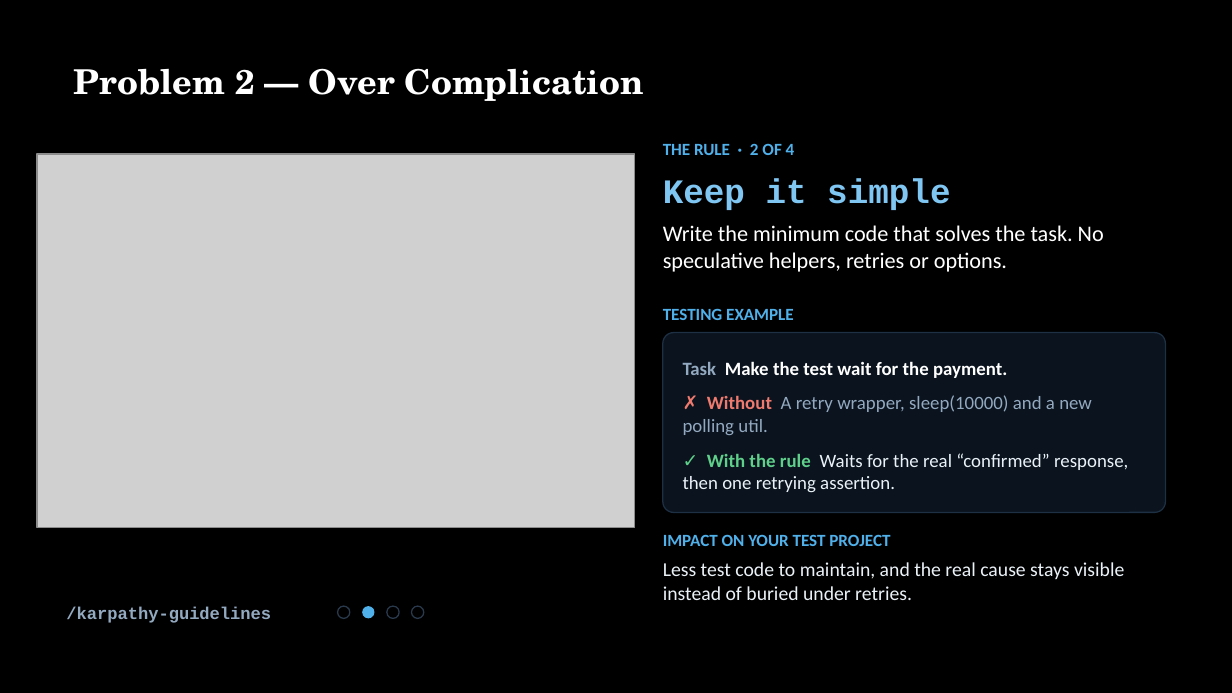
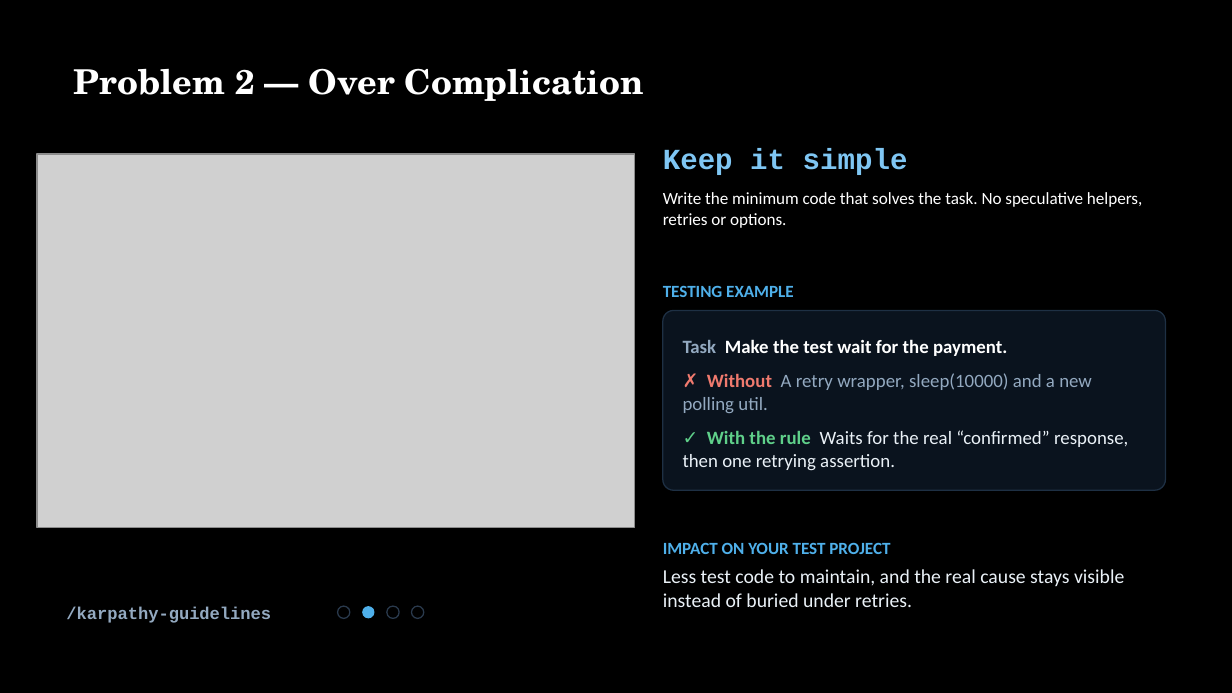
Before and after one commit to ApplauseAuto/testcon-ai-cc-demo, a slide deck: slide 17 of presentation/TestCon2026 - A Tester's Guide to Claude Code.pptx (slide 18 before the commit). Drawn at 1232x693 pixels with LibreOffice and Linux fonts; fonts in the diff are those of the drawing; grey boxes stand for pictures. Boxes give left, top, right and bottom in pixels: in the first picture for what was removed or moved away, otherwise in the second. Text is boxed around its words. In the diff, an @@ line names an element or a change of style, - is before the commit and + after.

```diff
--- a/presentation/TestCon2026 - A Tester's Guide to Claude Code.pptx
+++ b/presentation/TestCon2026 - A Tester's Guide to Claude Code.pptx
@@ text "Keep it simple": place and size @@
-text "Keep it simple" at [663, 178, 950, 210]
+text "Keep it simple" at [663, 148, 908, 175]
@@ text "Keep it simple" at [663, 148, 908, 175]: size 20 to 17 pt @@
@@ text removed at [663, 143, 795, 155] @@
-THE RULE · 2 OF 4
@@ text "Write the minimum code that ...": place and size @@
-text "Write the minimum code that ..." at [663, 225, 1104, 272]
+text "Write the minimum code that ..." at [663, 192, 1142, 228]
@@ text "Write the minimum code that ..." at [663, 192, 1142, 228]: size 13 to 10 pt @@
@@ text "TESTING EXAMPLE": place and size @@
-text "TESTING EXAMPLE" at [663, 308, 794, 320]
+text "TESTING EXAMPLE" at [663, 285, 794, 297]
@@ rounded rectangle: place and size @@
-rounded rectangle at [663, 333, 1165, 513]
+rounded rectangle at [663, 310, 1165, 490]
@@ text "Task Make the test wait ...": place and size @@
-text "Task Make the test wait ..." at [683, 361, 1128, 493]
+text "Task Make the test wait ..." at [683, 339, 1128, 471]
@@ text "IMPACT ON YOUR TEST PROJECT": place and size @@
-text "IMPACT ON YOUR TEST PROJECT" at [663, 534, 890, 546]
+text "IMPACT ON YOUR TEST PROJECT" at [663, 542, 890, 554]
@@ text "Less test code to maintain, ...": place and size @@
-text "Less test code to maintain, ..." at [663, 562, 1124, 600]
+text "Less test code to maintain, ..." at [663, 569, 1124, 607]
```
Also in this commit, not shown: 28 other slides changed, 1 slide added, 2 slides removed, 1 other file.
